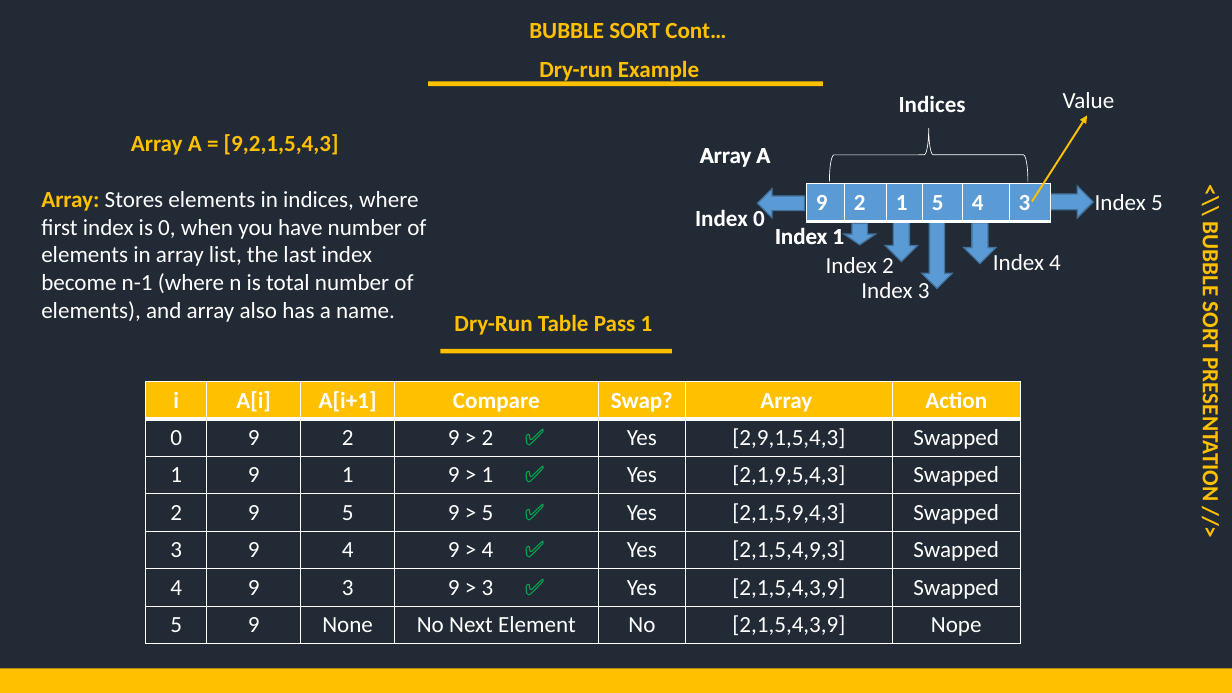
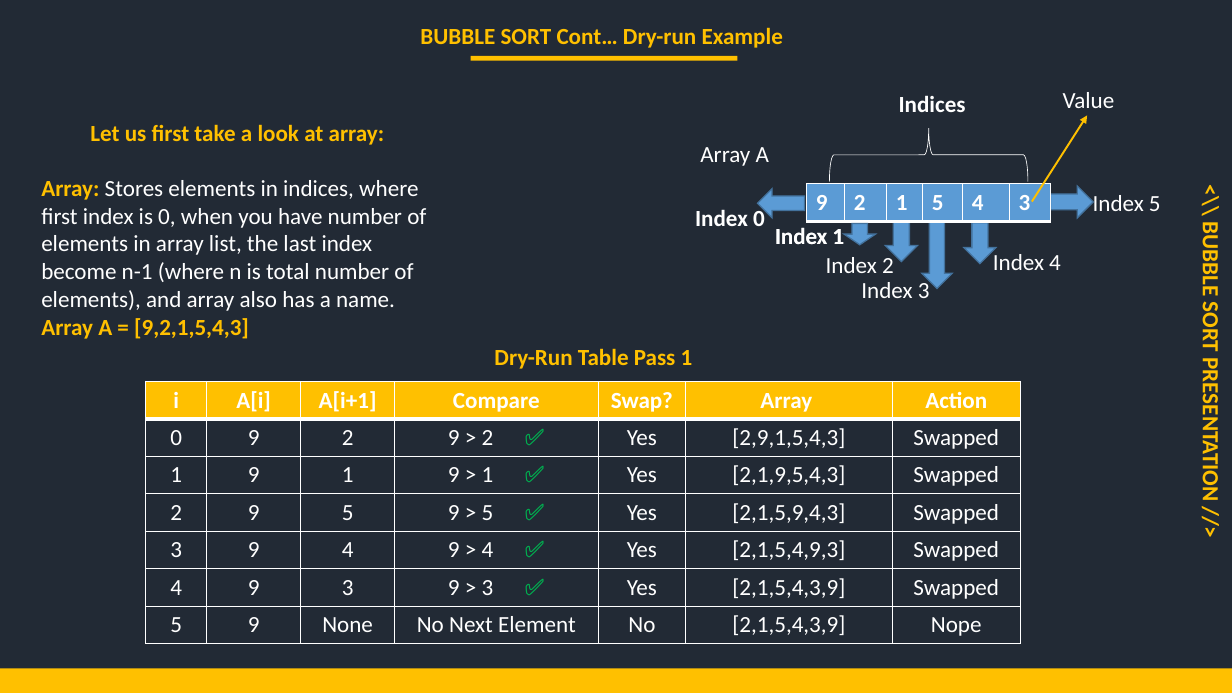
Before and after one commit to mutanganajoseph/Documents, a slide deck: slide 5 of auca/Sem-3/ICP/Assignment/Solution/Group4_Bubble_Sort_Presentation.pptx. Drawn at 1232x693 pixels with LibreOffice and Linux fonts; fonts in the diff are those of the drawing. Boxes give left, top, right and bottom in pixels: in the first picture for what was removed or moved away, otherwise in the second. Text is boxed around its words. In the diff, an @@ line names an element or a change of style, - is before the commit and + after.

```diff
--- a/auca/Sem-3/ICP/Assignment/Solution/Group4_Bubble_Sort_Presentation.pptx
+++ b/auca/Sem-3/ICP/Assignment/Solution/Group4_Bubble_Sort_Presentation.pptx
@@ text at <box>420,27,783,48</box>: text changed @@
-BUBBLE SORT Cont…
+BUBBLE SORT Cont… Dry-run Example
@@ rectangle: place and size @@
-rectangle at <box>428,81,823,86</box>
+rectangle at <box>470,56,738,61</box>
@@ text removed at <box>539,60,699,83</box> @@
-Dry-run Example
@@ text at <box>41,124,426,339</box>: text changed @@
-Array A = [9,2,1,5,4,3]
-Array: Stores elements in indices, where first index is 0, when you have number of elements in array list, the last index become n-1 (where n is total number of elements), and array also has a name.
+Let us first take a look at array:
+Array: Stores elements in indices, where first index is 0, when you have number of elements in array list, the last index become n-1 (where n is total number of elements), and array also has a name. Array A = [9,2,1,5,4,3]
@@ text "Array A" rewrapped from <box>658,144,823,165</box> to <box>700,147,769,166</box> @@
@@ text removed at <box>700,148,769,167</box> @@
-Array A
@@ rectangle removed at <box>441,349,673,354</box> @@
@@ text "Dry-Run Table Pass 1": place and size @@
-text "Dry-Run Table Pass 1" at <box>454,314,653,335</box>
+text "Dry-Run Table Pass 1" at <box>494,348,693,369</box>
```
Also in this commit, not shown: 8 other slides changed, 1 other file.
